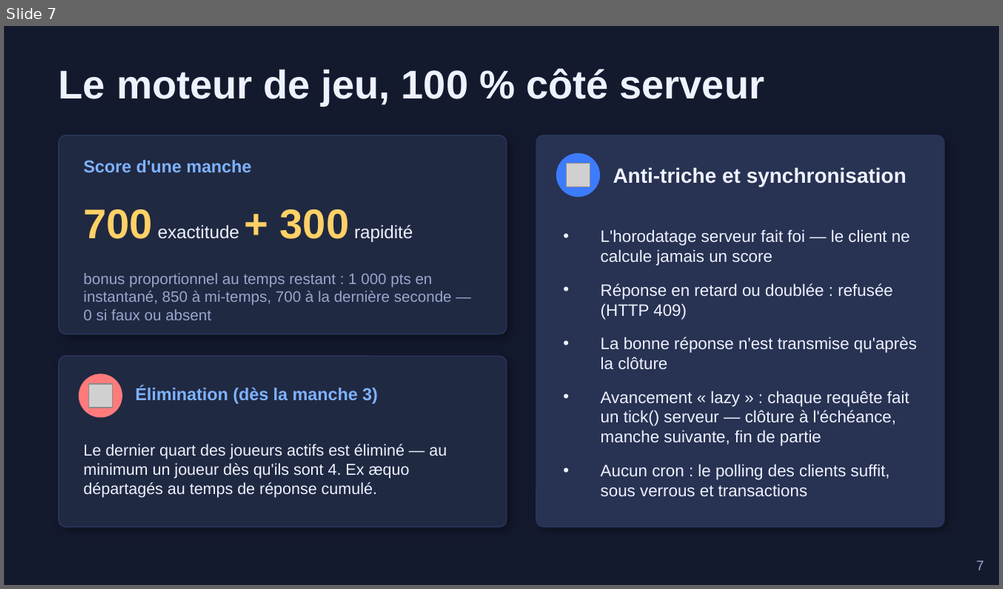
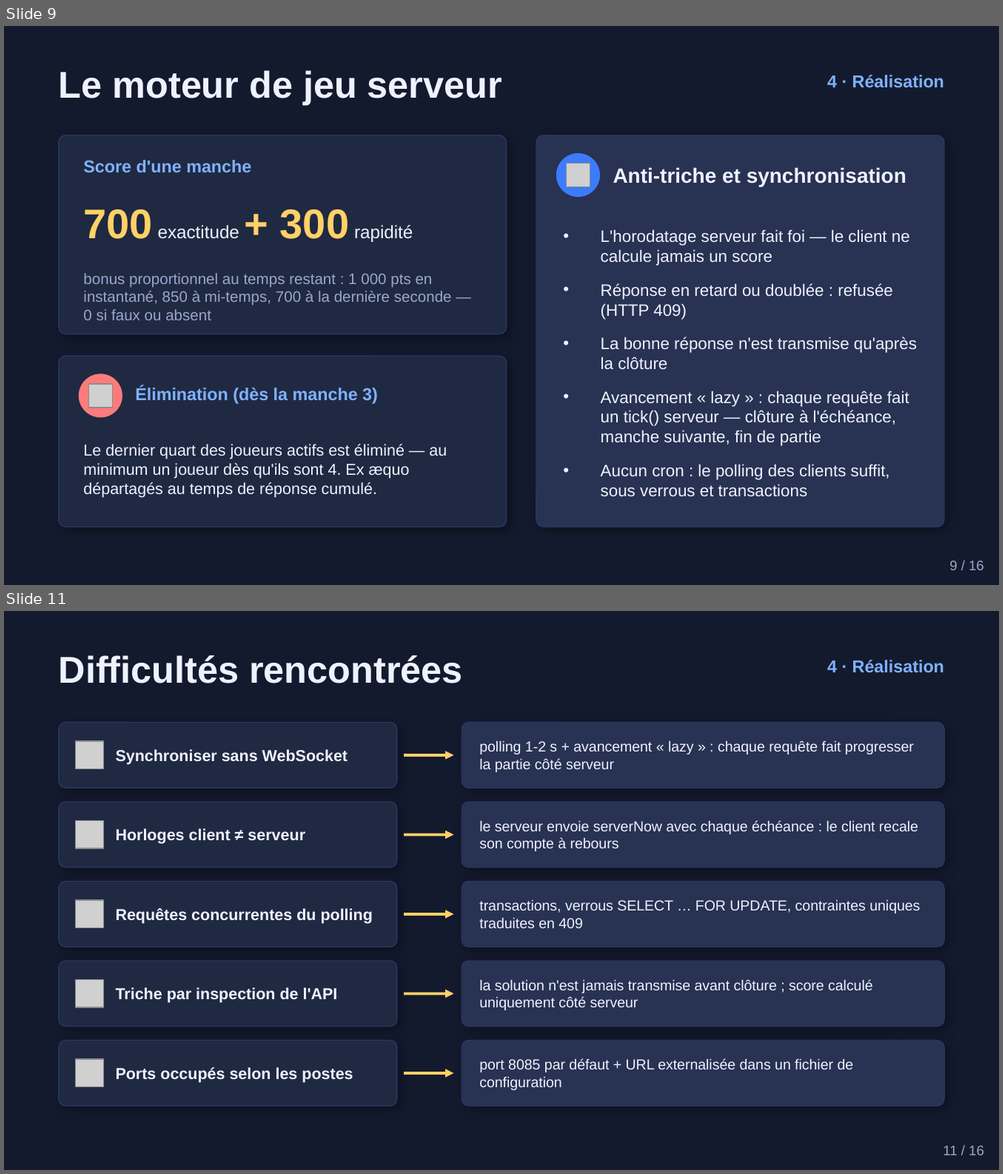
Before and after one commit to AdaMakchi/android-project-adham-marrakchi, a slide deck: docs/Soutenance_QuizArena.pptx. Shown one above the other, each under a label of ours: slide 7 before the commit, slides 9 and 11 after it; the slides between them are not shown. The pictures are 1003x589 and 1003x1174 pixels, drawn with LibreOffice and Linux fonts; fonts in the diff are those of the drawing; grey boxes stand for pictures. Boxes give left, top, right and bottom in pixels: in the first picture for what was removed or moved away, otherwise in the second. Text is boxed around its words. In the diff, an @@ line names an element or a change of style, - is before the commit and + after.

```diff
--- a/docs/Soutenance_QuizArena.pptx
+++ b/docs/Soutenance_QuizArena.pptx
@@ slide 11 added at <box>4,611,999,1170</box>, background #141A2E @@
@@ text added at <box>59,655,462,684</box>, 27 pt, text #EEF2FF, bold @@
+Difficultés rencontrées
@@ text added at <box>827,660,944,673</box>, 12.5 pt, text #7FB2FF, bold @@
+4 · Réalisation
@@ rounded rectangle added at <box>59,723,397,788</box>, fill #202942, outline #2B3660 0.75 pt @@
@@ picture added at <box>76,741,103,769</box> @@
@@ rounded rectangle added at <box>461,723,944,788</box>, fill #283252, outline #2B3660 0.75 pt @@
@@ text added at <box>479,741,913,772</box>, 10.5 pt, text #EEF2FF @@
+polling 1-2 s + avancement « lazy » : chaque requête fait progresser la partie côté serveur
@@ text added at <box>116,749,347,765</box>, 11.5 pt, text #EEF2FF, bold @@
+Synchroniser sans WebSocket
@@ arrow added from (404, 755) to (453, 755), #FFD166 2 pt @@
@@ rounded rectangle added at <box>59,802,397,868</box>, fill #202942, outline #2B3660 0.75 pt @@
@@ rounded rectangle added at <box>461,802,944,868</box>, fill #283252, outline #2B3660 0.75 pt @@
@@ picture added at <box>76,821,103,849</box> @@
@@ text added at <box>116,829,305,844</box>, 11.5 pt, text #EEF2FF, bold @@
+Horloges client ≠ serveur
@@ text added at <box>479,820,918,851</box>, 10.5 pt, text #EEF2FF @@
+le serveur envoie serverNow avec chaque échéance : le client recale son compte à rebours
@@ arrow added from (404, 834) to (453, 834), #FFD166 2 pt @@
@@ rounded rectangle added at <box>59,882,397,947</box>, fill #202942, outline #2B3660 0.75 pt @@
@@ rounded rectangle added at <box>461,882,944,947</box>, fill #283252, outline #2B3660 0.75 pt @@
@@ picture added at <box>76,900,103,928</box> @@
@@ text added at <box>116,908,373,924</box>, 11.5 pt, text #EEF2FF, bold @@
+Requêtes concurrentes du polling
@@ arrow added from (404, 914) to (453, 914), #FFD166 2 pt @@
@@ text added at <box>479,900,919,928</box>, 10.5 pt, text #EEF2FF @@
+transactions, verrous SELECT … FOR UPDATE, contraintes uniques traduites en 409
@@ rounded rectangle added at <box>59,961,397,1027</box>, fill #202942, outline #2B3660 0.75 pt @@
@@ rounded rectangle added at <box>461,961,944,1027</box>, fill #283252, outline #2B3660 0.75 pt @@
@@ picture added at <box>76,980,103,1008</box> @@
@@ text added at <box>116,988,338,1003</box>, 11.5 pt, text #EEF2FF, bold @@
+Triche par inspection de l'API
@@ text added at <box>479,980,873,1011</box>, 10.5 pt, text #EEF2FF @@
+la solution n'est jamais transmise avant clôture ; score calculé uniquement côté serveur
@@ arrow added from (404, 994) to (453, 994), #FFD166 2 pt @@
@@ rounded rectangle added at <box>59,1041,397,1106</box>, fill #202942, outline #2B3660 0.75 pt @@
@@ rounded rectangle added at <box>461,1041,944,1106</box>, fill #283252, outline #2B3660 0.75 pt @@
@@ picture added at <box>76,1059,103,1088</box> @@
@@ text added at <box>116,1068,353,1083</box>, 11.5 pt, text #EEF2FF, bold @@
+Ports occupés selon les postes
@@ arrow added from (404, 1073) to (453, 1073), #FFD166 2 pt @@
@@ text added at <box>479,1059,854,1091</box>, 10.5 pt, text #EEF2FF @@
+port 8085 par défaut + URL externalisée dans un fichier de configuration
@@ text added at <box>942,1146,984,1156</box>, 10 pt, text #9AA7CC @@
+11 / 16
@@ what was slide 7 is now slide 9 @@
@@ slide 9 changed as well @@
@@ text at <box>59,70,502,105</box>: text changed; size 29 to 27 pt @@
-Le moteur de jeu, 100 % côté serveur
+Le moteur de jeu serveur
@@ text added at <box>827,75,944,88</box>, 12.5 pt, text #7FB2FF, bold @@
+4 · Réalisation
@@ text added at <box>949,561,984,571</box>, 10 pt, text #9AA7CC @@
+9 / 16
@@ text removed at <box>976,561,983,571</box> @@
-7
```
Also in this commit, not shown: 6 other slides changed, 8 other slides added, 5 slides removed.
